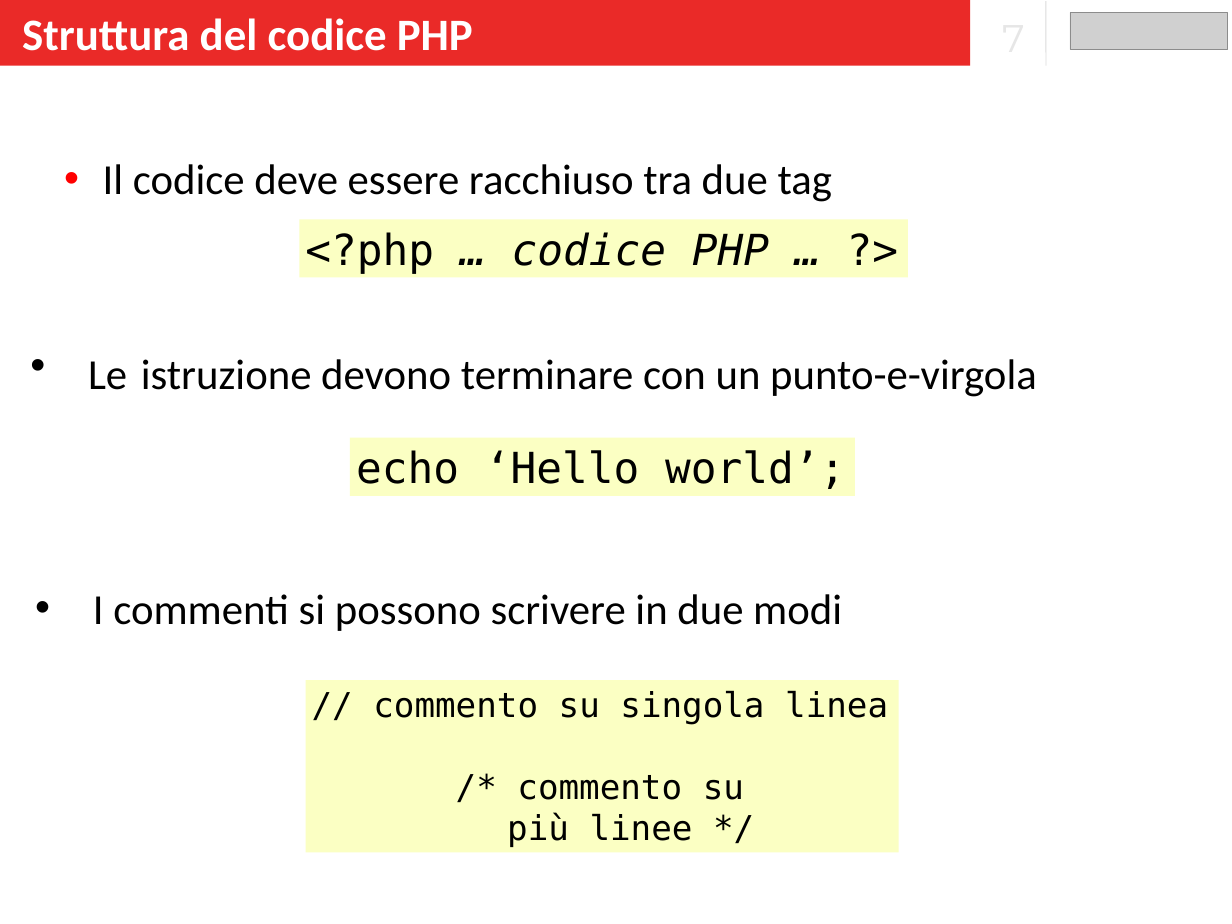
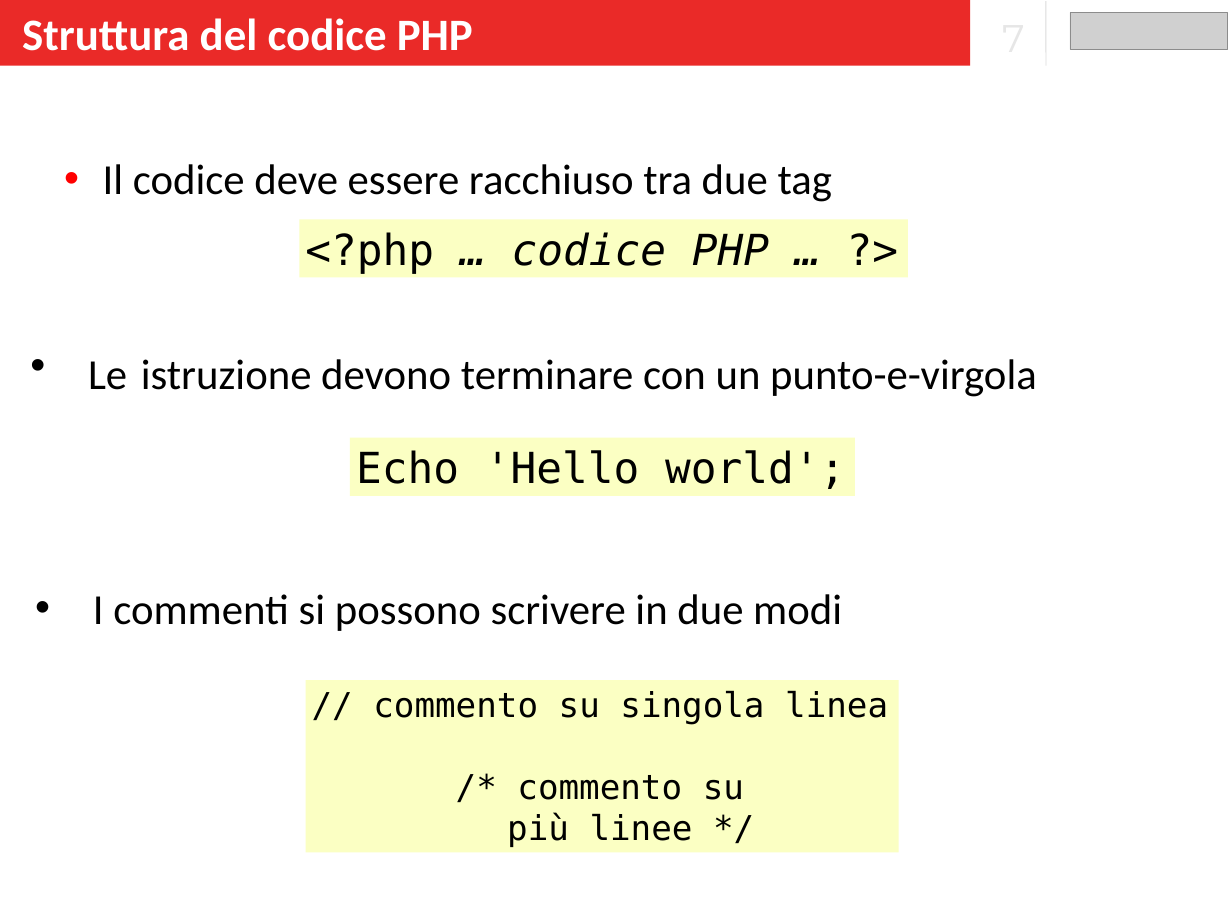
Before and after one commit to banzaiberry/leonardo, a slide deck: slide 7 of Lezioni_5_6_7/Lezione_5/Slide.pptx. Drawn at 1232x924 pixels with LibreOffice and Linux fonts; fonts in the diff are those of the drawing; grey boxes stand for pictures. Boxes give left, top, right and bottom in pixels: in the first picture for what was removed or moved away, otherwise in the second. Text is boxed around its words. In the diff, an @@ line names an element or a change of style, - is before the commit and + after.

```diff
--- a/Lezioni_5_6_7/Lezione_5/Slide.pptx
+++ b/Lezioni_5_6_7/Lezione_5/Slide.pptx
@@ text in rectangle at box(356, 450, 845, 489): text changed @@
-echo ‘Hello world’;
+Echo 'Hello world';
```
Also in this commit, not shown: 3 other slides changed.
